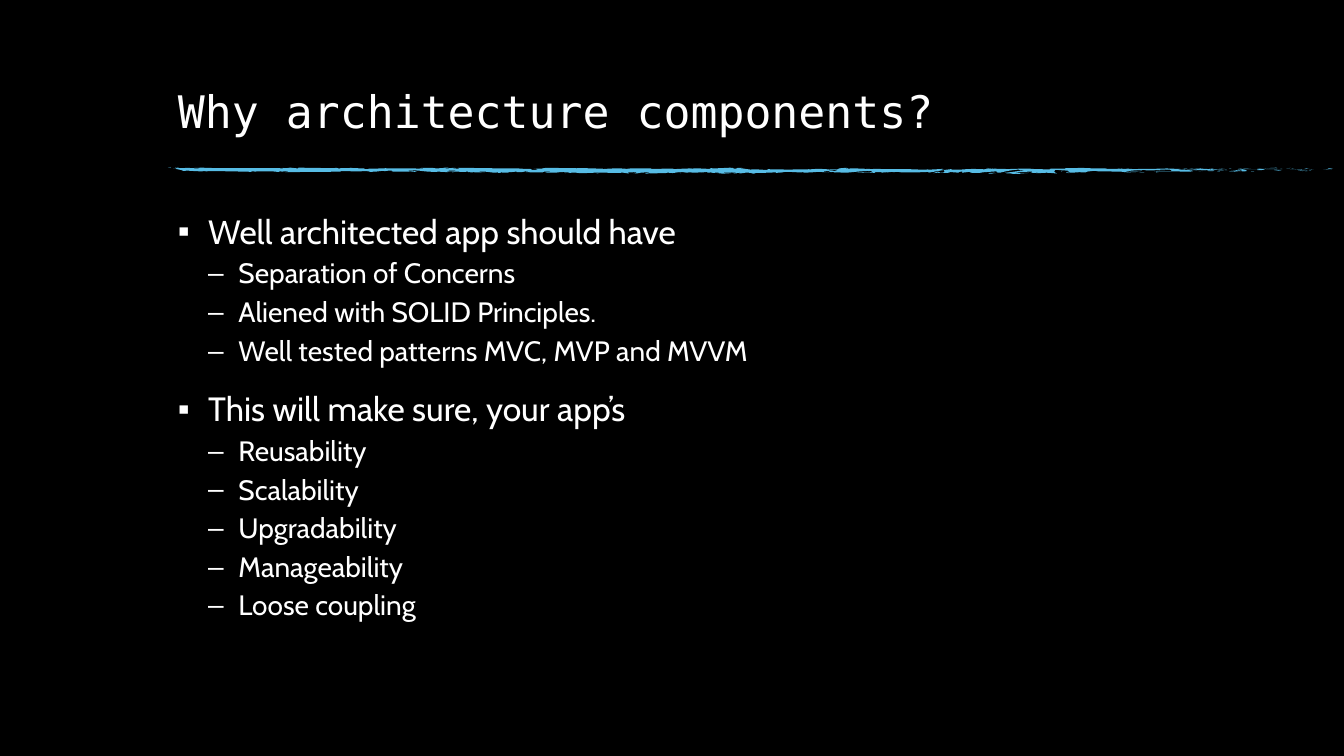
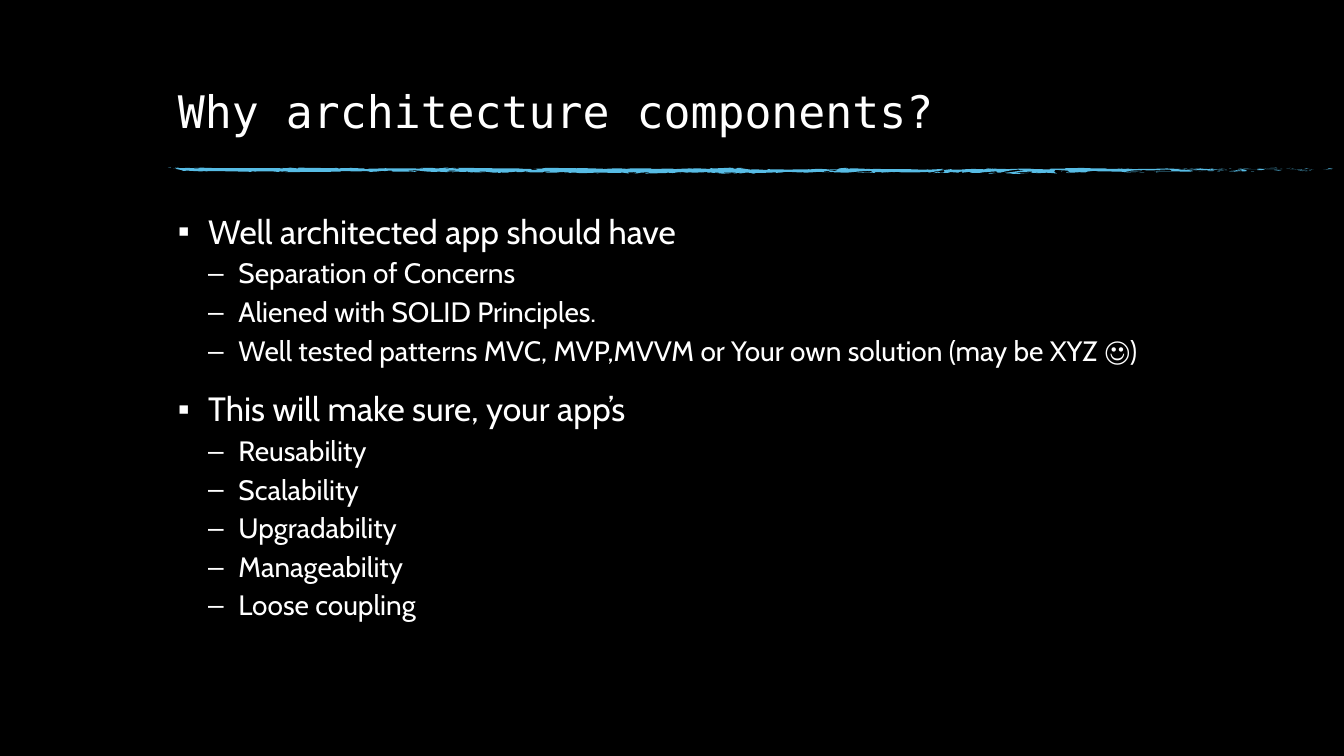
Before and after one commit to sanathe06/meetup2018-02-22, a slide deck: slide 3 of Android Architecture Components.pptx. Drawn at 1344x756 pixels with LibreOffice and Linux fonts; fonts in the diff are those of the drawing; background and template pictures are left out. Boxes give left, top, right and bottom in pixels: in the first picture for what was removed or moved away, otherwise in the second. Text is boxed around its words. In the diff, an @@ line names an element or a change of style, - is before the commit and + after.

```diff
--- a/Android Architecture Components.pptx
+++ b/Android Architecture Components.pptx
@@ text at (238,340,1098,367): text changed @@
-  – Well tested patterns MVC, MVP and MVVM
+  – Well tested patterns MVC, MVP,MVVM or Your own solution (may be XYZ ☺)
```
Also in this commit, not shown: 3 other slides changed, 12 slides added, 3 slides removed, 22 other files.
